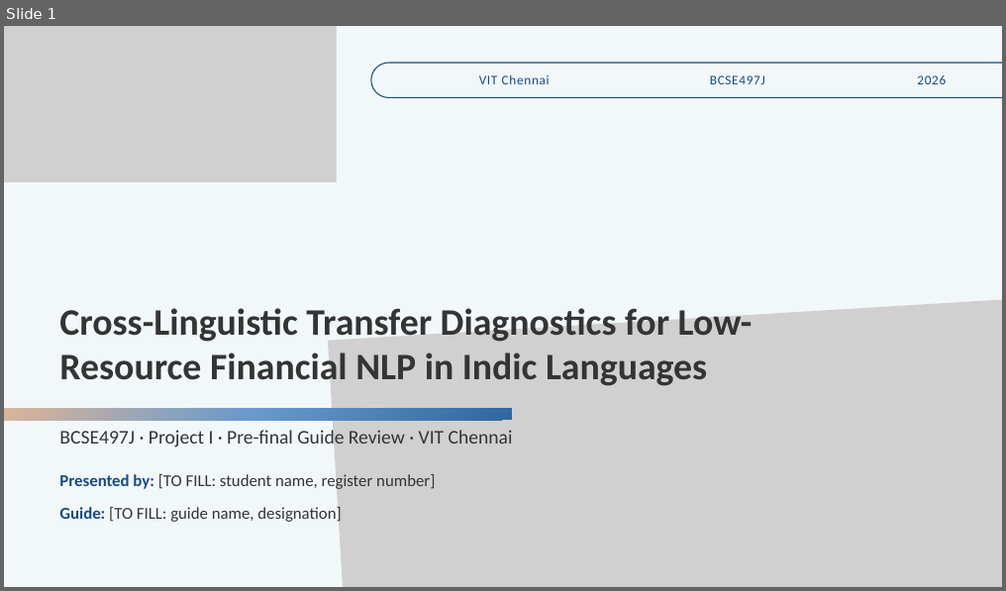
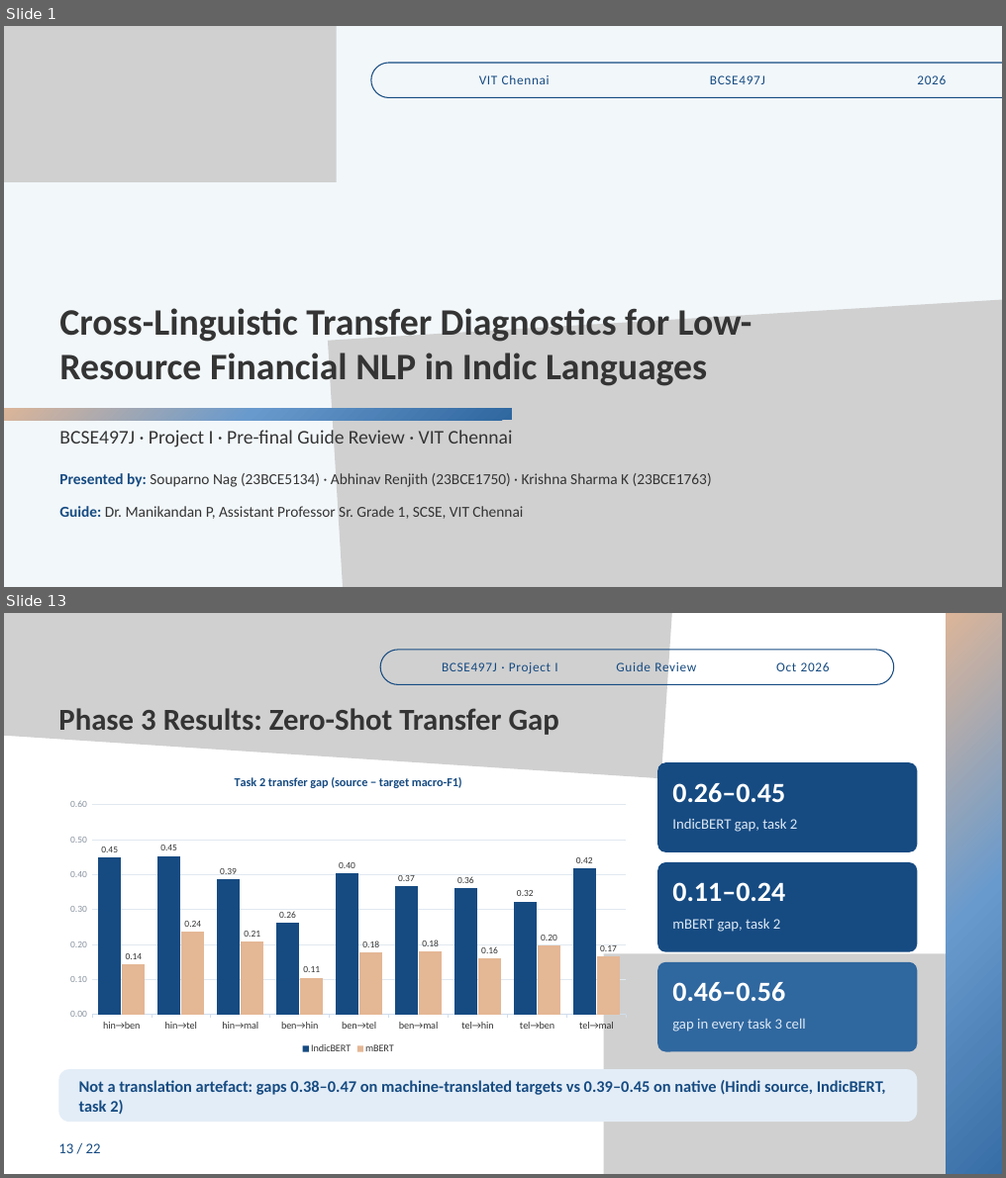
Before and after one commit to souparno-nag/Cross-Linguistic_Transfer_Diagnotic_for_Financial_NLP_in_Indic_Languages, a slide deck: presentation/BCSE497J_Project_I_Final_Review.pptx. Shown one above the other, each under a label of ours: slide 1 before the commit, slides 1 and 13 after it; the slides between them are not shown. The pictures are 1006x591 and 1006x1178 pixels, drawn with LibreOffice and Linux fonts; fonts in the diff are those of the drawing; grey boxes stand for pictures. Boxes give left, top, right and bottom in pixels: in the first picture for what was removed or moved away, otherwise in the second. Text is boxed around its words. In the diff, an @@ line names an element or a change of style, - is before the commit and + after.

Commit message:
Docs: update numeric report, add colour-pages PDF and report PDF; update review deck

```diff
--- a/presentation/BCSE497J_Project_I_Final_Review.pptx
+++ b/presentation/BCSE497J_Project_I_Final_Review.pptx
@@ slide 13 added at (x1=4, y1=613, x2=1002, y2=1174), background #FFFFFF @@
@@ picture added at (x1=4, y1=613, x2=680, y2=779) @@
@@ freeform shape added at (x1=946, y1=613, x2=1002, y2=1174), fill gradient #E4B795 to #699ACD to #2F679F @@
@@ freeform shape added at (x1=380, y1=650, x2=894, y2=684), outline #164B82 1.5 pt @@
@@ text added at (x1=442, y1=663, x2=557, y2=674), 19 pt, text #164B82 @@
+BCSE497J · Project I
@@ text added at (x1=616, y1=663, x2=696, y2=671), 19 pt, text #164B82 @@
+Guide Review
@@ text added at (x1=776, y1=663, x2=830, y2=671), 19 pt, text #164B82 @@
+Oct 2026
@@ text added at (x1=58, y1=708, x2=559, y2=735), 44 pt, text #343434, bold @@
+Phase 3 Results: Zero-Shot Transfer Gap
@@ column chart added at (x1=58, y1=762, x2=638, y2=1058) @@
+title "Task 2 transfer gap (source − target macro-F1)"
+categories: hin→ben, hin→tel, hin→mal, ben→hin, ben→tel, ben→mal, tel→hin, tel→ben, tel→mal
+IndicBERT: 0.45, 0.45, 0.39, 0.26, 0.4, 0.37, 0.36, 0.32, 0.42
+mBERT: 0.14, 0.24, 0.21, 0.1, 0.18, 0.18, 0.16, 0.2, 0.17
@@ rounded rectangle added at (x1=657, y1=762, x2=917, y2=853), fill #164B82 @@
@@ text added at (x1=672, y1=783, x2=785, y2=802), 40 pt, text #FFFFFF, bold @@
+0.26–0.45
@@ text added at (x1=672, y1=818, x2=797, y2=832), 21.1 pt, text #DCE8F5 @@
+IndicBERT gap, task 2
@@ rounded rectangle added at (x1=657, y1=862, x2=917, y2=953), fill #164B82 @@
@@ text added at (x1=672, y1=882, x2=785, y2=901), 40 pt, text #FFFFFF, bold @@
+0.11–0.24
@@ text added at (x1=672, y1=918, x2=780, y2=932), 21.1 pt, text #DCE8F5 @@
+mBERT gap, task 2
@@ picture added at (x1=603, y1=955, x2=1002, y2=1174) @@
@@ rounded rectangle added at (x1=657, y1=962, x2=917, y2=1053), fill #2F679F @@
@@ text added at (x1=672, y1=982, x2=785, y2=1001), 40 pt, text #FFFFFF, bold @@
+0.46–0.56
@@ text added at (x1=672, y1=1019, x2=806, y2=1032), 21.1 pt, text #DCE8F5 @@
+gap in every task 3 cell
@@ rounded rectangle added at (x1=58, y1=1069, x2=917, y2=1122), fill #E3EDF7 @@
@@ text added at (x1=79, y1=1080, x2=886, y2=1115), 23.4 pt, text #164B82, bold @@
+Not a translation artefact: gaps 0.38–0.47 on machine-translated targets vs 0.39–0.45 on native (Hindi source, IndicBERT, task 2)
@@ text added at (x1=58, y1=1144, x2=101, y2=1154), 21.1 pt, text #164B82 @@
+13 / 22
@@ slide 1 changed as well @@
@@ text at (x1=59, y1=472, x2=712, y2=489): text changed; size 24 to 22 pt @@
-Presented by: [TO FILL: student name, register number]
+Presented by: Souparno Nag (23BCE5134) · Abhinav Renjith (23BCE1750) · Krishna Sharma K (23BCE1763)
@@ text at (x1=59, y1=506, x2=523, y2=519): text changed; size 24 to 22 pt @@
-Guide: [TO FILL: guide name, designation]
+Guide: Dr. Manikandan P, Assistant Professor Sr. Grade 1, SCSE, VIT Chennai
```
Also in this commit, not shown: 9 other slides changed, 11 other slides added, 9 slides removed, 4 other files.
